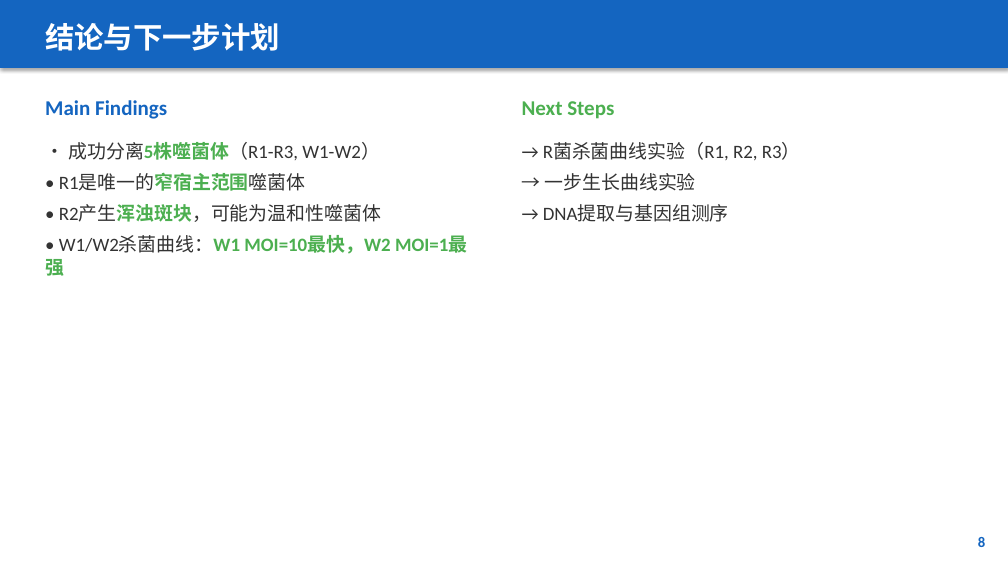
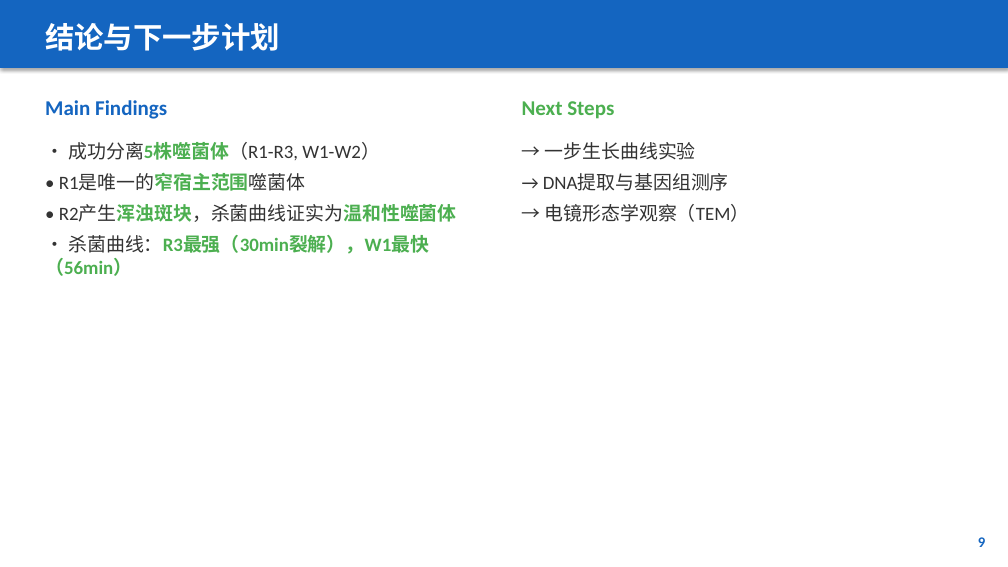
Before and after one commit to gongyuhang2023-cpu/EcAZPhageDocumentation, a slide deck: slide 9 of PPT/20260126/组会汇报_v1.pptx (slide 8 before the commit). Drawn at 1008x567 pixels with LibreOffice and Linux fonts; fonts in the diff are those of the drawing. Boxes give left, top, right and bottom in pixels: in the first picture for what was removed or moved away, otherwise in the second. Text is boxed around its words. In the diff, an @@ line names an element or a change of style, - is before the commit and + after.

```diff
--- a/PPT/20260126/组会汇报_v1.pptx
+++ b/PPT/20260126/组会汇报_v1.pptx
@@ text at bbox=[543, 143, 801, 160]: paragraph removed @@
-→ R菌杀菌曲线实验（R1, R2, R3）
@@ text at bbox=[45, 205, 457, 276]: text changed; text colour #333333 to #4CAF50; bold on @@
-• R2产生浑浊斑块，可能为温和性噬菌体
-• W1/W2杀菌曲线：W1 MOI=10最快，W2 MOI=1最强
+• R2产生浑浊斑块，杀菌曲线证实为温和性噬菌体
+• 杀菌曲线：R3最强（30min裂解），W1最快（56min）
@@ text at bbox=[545, 204, 750, 222]: paragraph added @@
+→ 电镜形态学观察（TEM）
@@ text at bbox=[978, 537, 985, 547]: text changed @@
-8
+9
```
Also in this commit, not shown: 1 other slide changed, 1 slide added, 45 other files.
